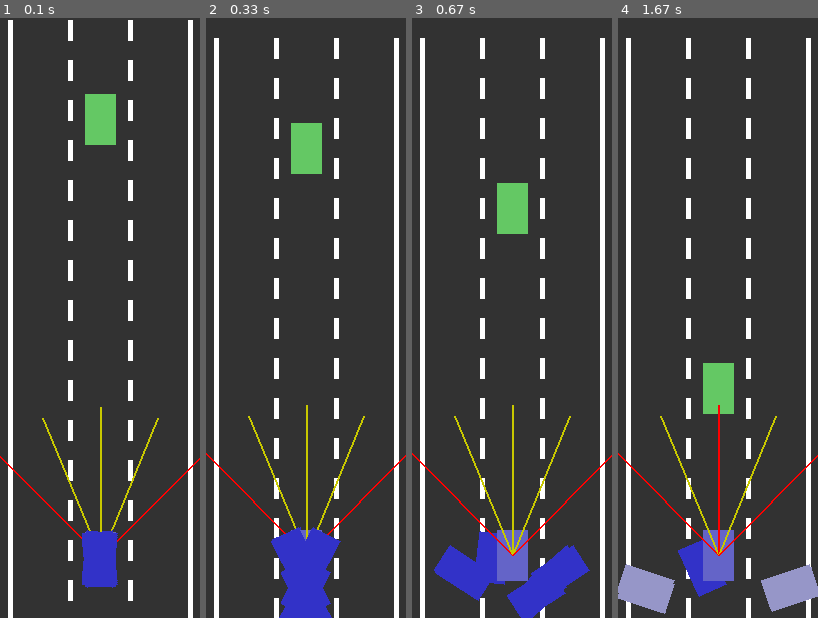
Above: before the commit, frames 1-4 (left to right).
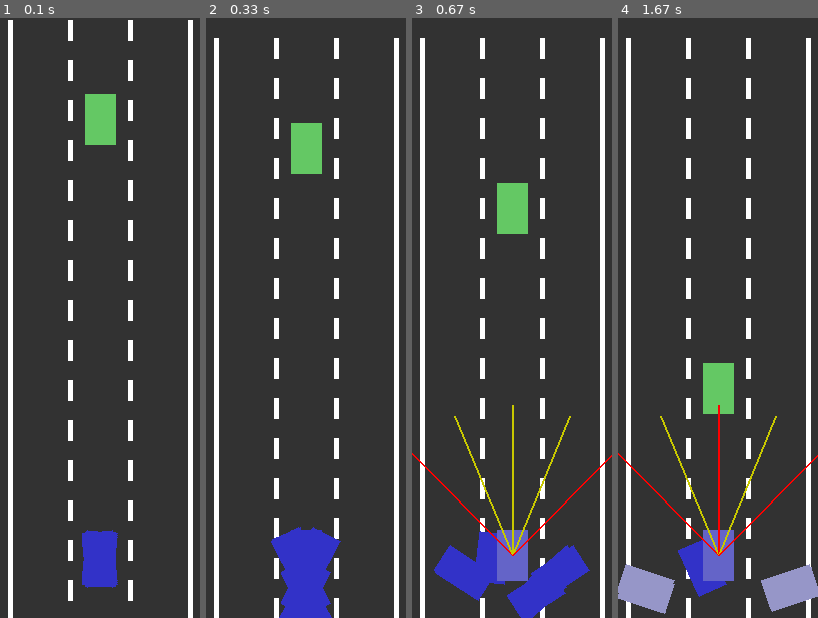
Above: after the commit, the same moments.

Repository: kc-raahi/self-driving-car-sim
Game: pygame game, started from car.py
Same seed, same stepped clock (60 frames per second), same inputs: the game is played once before the commit and once after it.
Inputs:
- Up to frame 1 (0.1 s): no input
- Up to frame 2 (0.33 s): no input
- Up to frame 3 (0.67 s): no input
- Up to frame 4 (1.67 s): no input

The runs differ from the first frame. In frame 1, 0.9% of the frame differs, in the area x 0-100%, y 64-88%; in frame 2, 0.9%; in frame 3, nothing differs; in frame 4, nothing differs.

Commit message:
20230721 - multiple drivers

Diff:
--- a/car.py
+++ b/car.py
@@ -89,7 +89,7 @@
     return outputs
 
 
-def get_primary_car(cars):
+def get_primary_car_index(cars):
     y = cars[0].y
     primary_index = 0
     for i in range(len(cars)):
@@ -367,13 +367,17 @@
     while run:
         clock.tick(60)
         screen.fill(ROAD_COL)
-        main_driver = drivers[get_primary_car(drivers)]
+        main_driver = drivers[get_primary_car_index(drivers)]
         main_driver.primary = True
         road.move_viewport(main_driver.y)
         road.draw(screen)
         t.update_and_draw(road, screen)
-        for d in drivers:
-
+        for i in range(len(drivers)):
+            d = drivers[i]
+            if i == get_primary_car_index(drivers):
+                d.primary = True
+            else:
+                d.primary = False
             d.update_and_draw(road, screen)
             d.alive = d.assess_damage(road)
             d.up = d.dirs[0]
